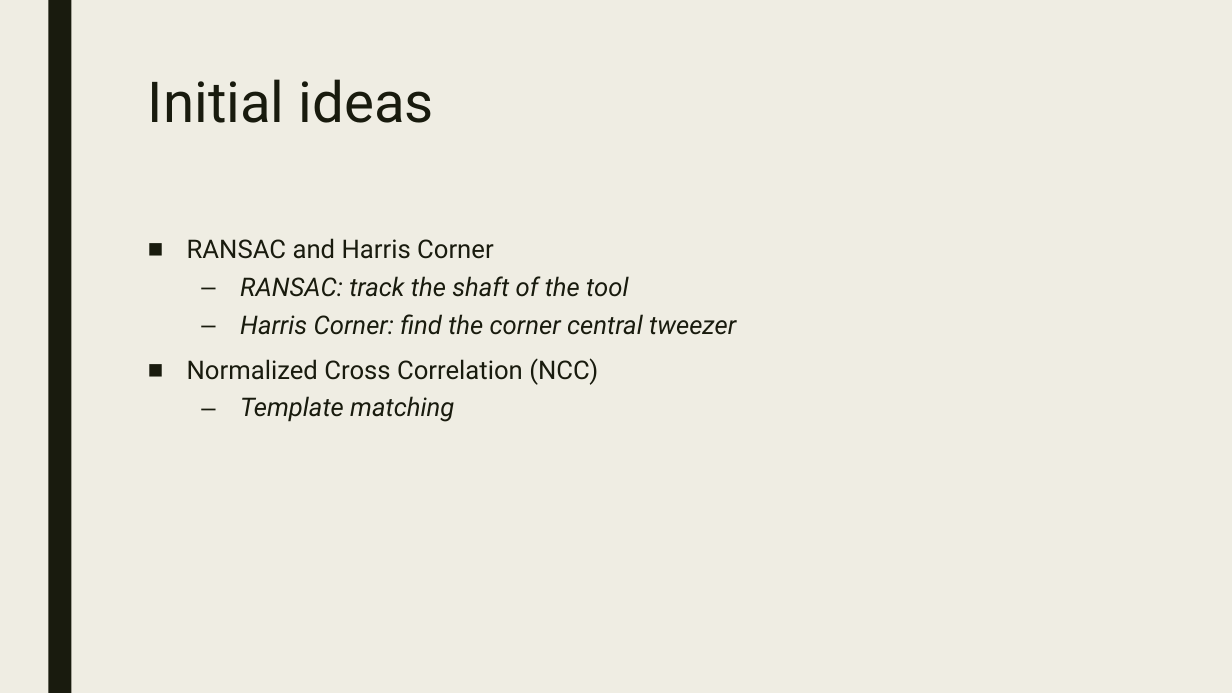
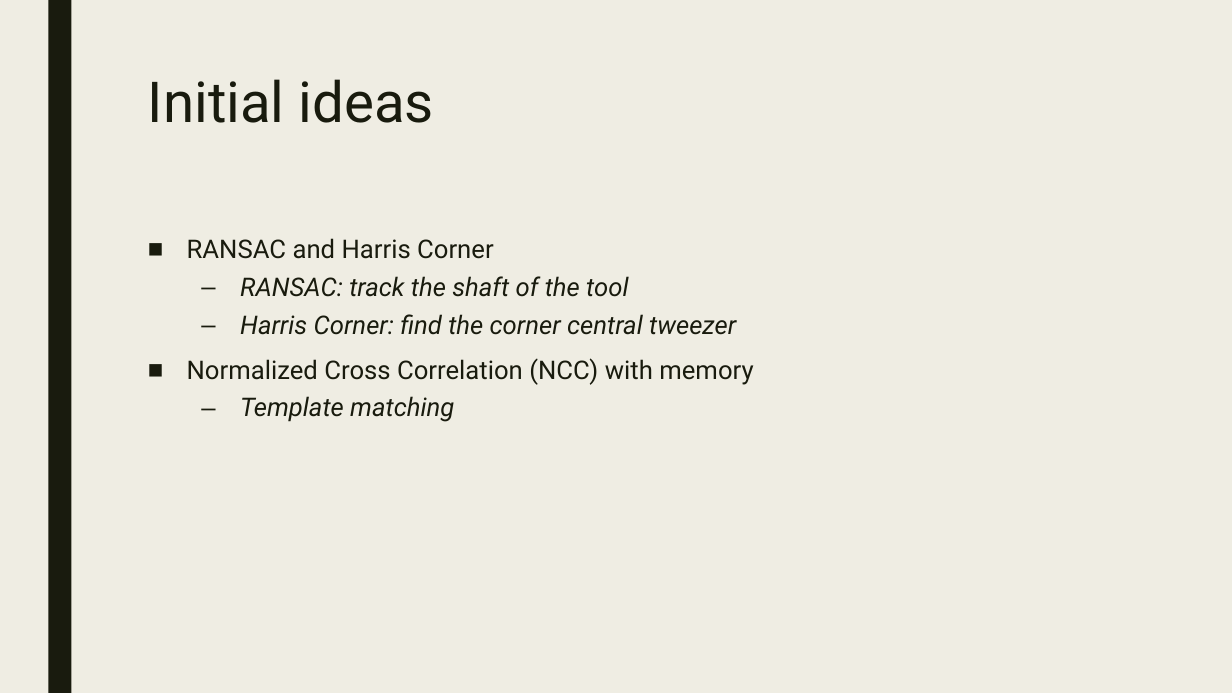
Before and after one commit to Shushalsec/ISIP, a slide deck: slide 4 of isip_presentation.pptx. Drawn at 1232x693 pixels with LibreOffice and Linux fonts; fonts in the diff are those of the drawing. Boxes give left, top, right and bottom in pixels: in the first picture for what was removed or moved away, otherwise in the second. Text is boxed around its words. In the diff, an @@ line names an element or a change of style, - is before the commit and + after.

```diff
--- a/isip_presentation.pptx
+++ b/isip_presentation.pptx
@@ text at bbox=[187, 358, 753, 385]: text changed @@
-■ Normalized Cross Correlation (NCC)
+■ Normalized Cross Correlation (NCC) with memory
```
Also in this commit, not shown: 3 other slides changed.
